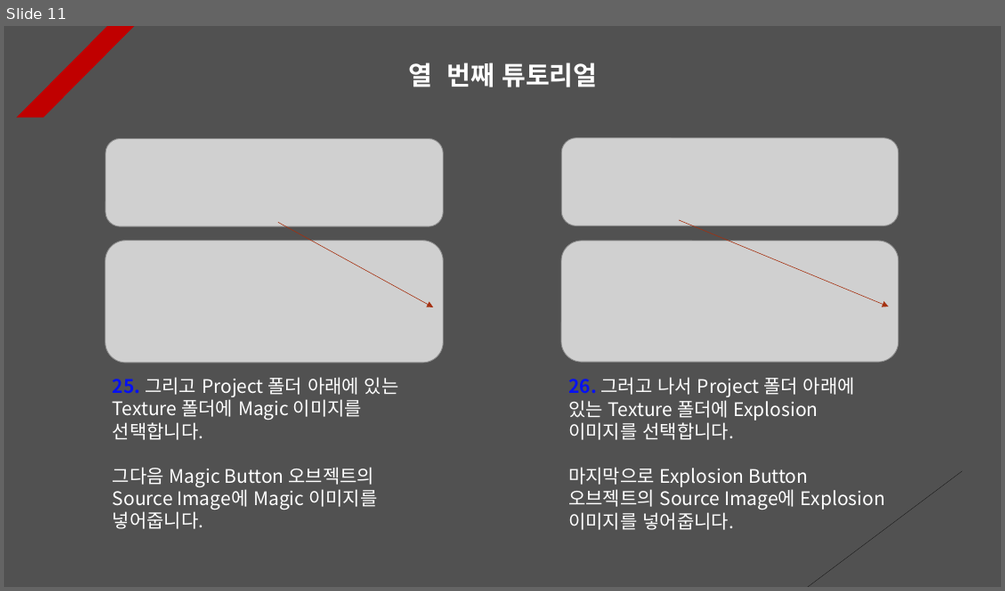
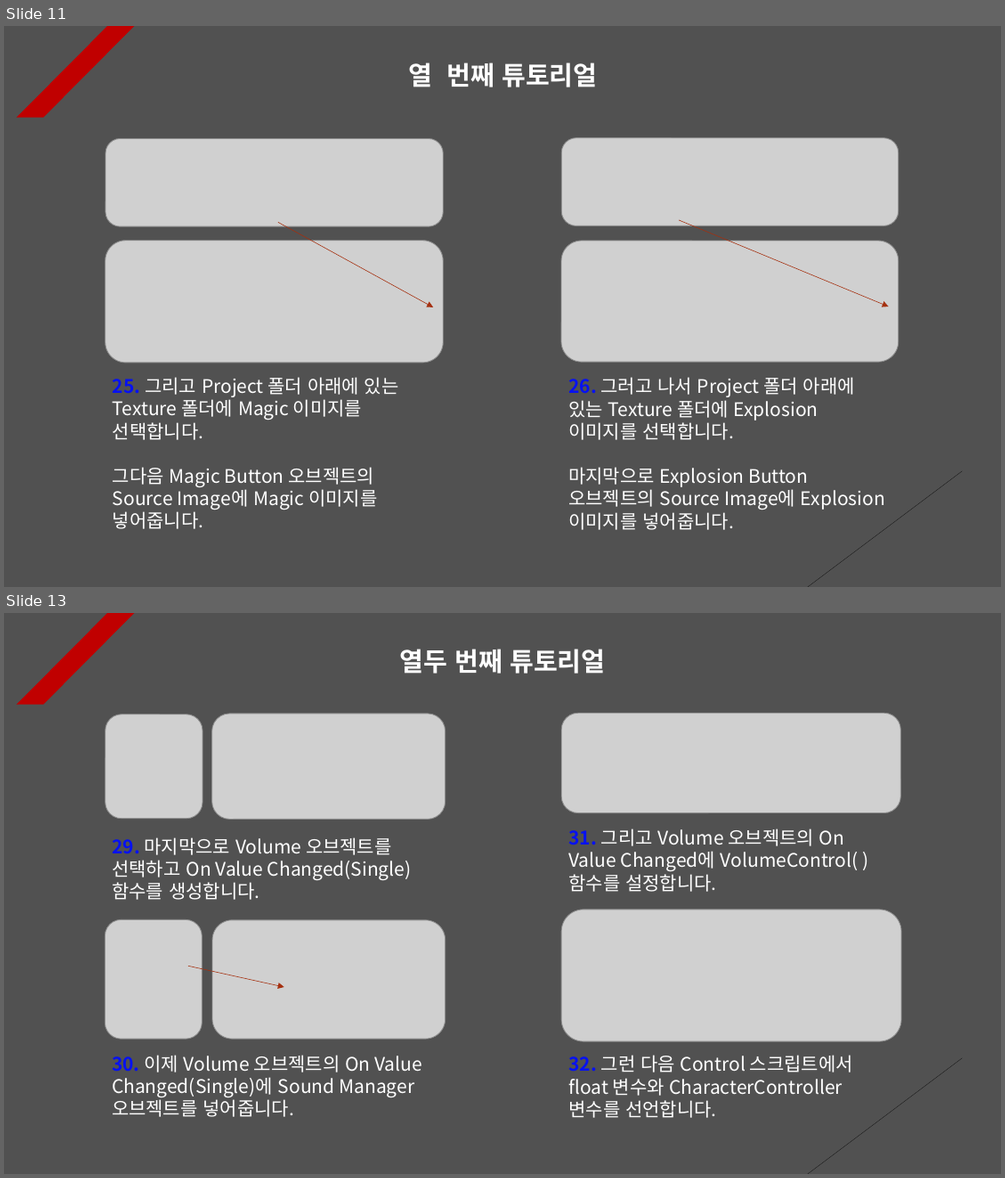
Before and after one commit to Unity2033/3D-UnityEngine, a slide deck: Assets/Class/Sound/PPT Data/Sound Example.pptx. Shown one above the other, each under a label of ours: slide 11 before the commit, slides 11 and 13 after it; the slides between them are not shown. The pictures are 1005x591 and 1005x1178 pixels, drawn with LibreOffice and Linux fonts; fonts in the diff are those of the drawing; grey boxes stand for pictures. Boxes give left, top, right and bottom in pixels: in the first picture for what was removed or moved away, otherwise in the second. Text is boxed around its words. In the diff, an @@ line names an element or a change of style, - is before the commit and + after.

```diff
--- a/Assets/Class/Sound/PPT Data/Sound Example.pptx
+++ b/Assets/Class/Sound/PPT Data/Sound Example.pptx
@@ slide 13 added at <box>4,613,1001,1174</box>, background #515151; not listed: 2 template elements that a slide beside it also shows @@
@@ text added at <box>400,649,605,674</box>, 25 pt, text #FFFFFF, bold @@
+열두 번째 튜토리얼
@@ picture added at <box>105,714,202,818</box> @@
@@ picture added at <box>212,714,445,819</box> @@
@@ picture added at <box>561,714,900,813</box> @@
@@ text added at <box>112,837,412,900</box>, 18 pt, text #FFFFFF @@
+29. 마지막으로 Volume 오브젝트를 선택하고 On Value Changed(Single) 함수를 생성합니다.
@@ text added at <box>568,828,858,892</box>, 18 pt, text #FFFFFF @@
+31. 그리고 Volume 오브젝트의 On Value Changed에 VolumeControl( ) 함수를 설정합니다.
@@ picture added at <box>105,919,202,1038</box> @@
@@ picture added at <box>212,920,445,1039</box> @@
@@ picture added at <box>561,909,901,1041</box> @@
@@ arrow added from (188, 966) to (284, 987), #A5300F 0.5 pt dashed @@
@@ text added at <box>112,1054,422,1117</box>, 18 pt, text #FFFFFF @@
+30. 이제 Volume 오브젝트의 On Value Changed(Single)에 Sound Manager 오브젝트를 넣어줍니다.
@@ text added at <box>568,1054,853,1118</box>, 18 pt, text #FFFFFF @@
+32. 그런 다음 Control 스크립트에서 float 변수와 CharacterController 변수를 선언합니다.
```
Also in this commit, not shown: 4 slides changed, 2 other slides added, 13 other files.
